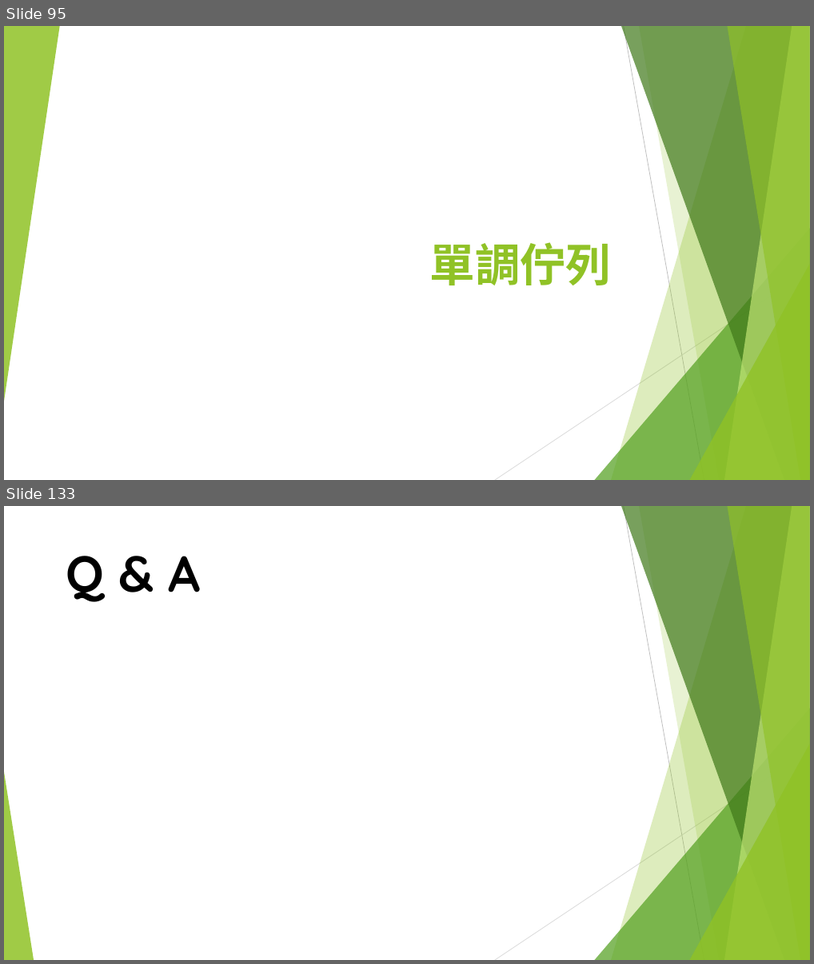
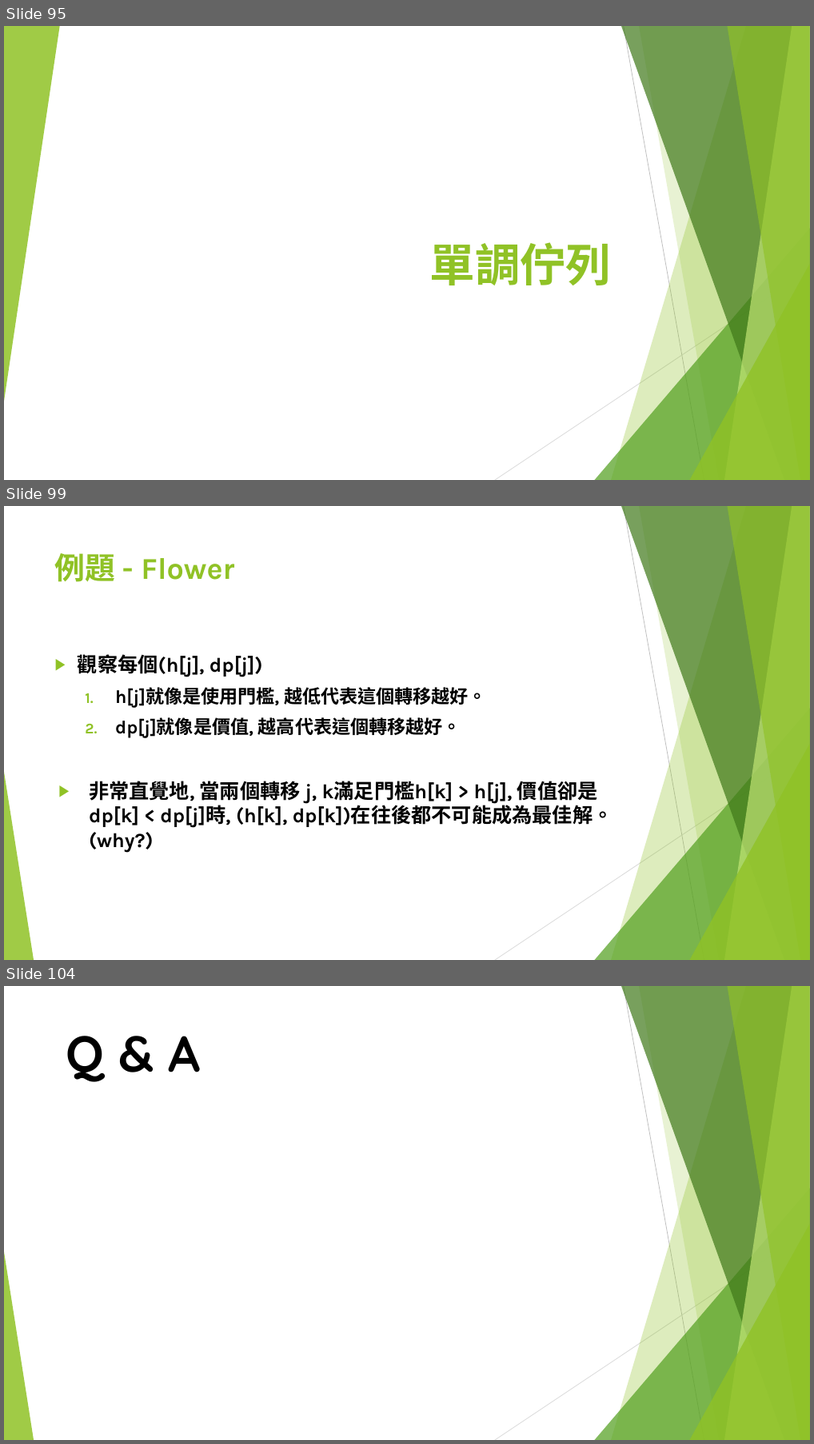
Before and after one commit to S920105123/DP2, a slide deck: presentation/進階動態規劃.pptx. Shown one above the other, each under a label of ours: slides 95 and 133 before the commit, slides 95, 99 and 104 after it; the slides between them are not shown. The pictures are 814x964 and 814x1444 pixels, drawn with LibreOffice and Linux fonts; fonts in the diff are those of the drawing. Boxes give left, top, right and bottom in pixels: in the first picture for what was removed or moved away, otherwise in the second. Text is boxed around its words. In the diff, an @@ line names an element or a change of style, - is before the commit and + after.

```diff
--- a/presentation/進階動態規劃.pptx
+++ b/presentation/進階動態規劃.pptx
@@ slide 99 added at [4,506,810,960], background #FFFFFF; not listed: 10 template elements that a slide beside it also shows @@
@@ title added at [55,553,234,582], 36 pt, text #90C226, bold @@
+例題 - Flower
@@ text added at [78,654,614,852], 24 pt, text #000000, bold @@
+▶ 觀察每個(h[j], dp[j])
+  1. h[j]就像是使用門檻, 越低代表這個轉移越好。
+  2. dp[j]就像是價值, 越高代表這個轉移越好。
+▶ 非常直覺地, 當兩個轉移 j, k滿足門檻h[k] > h[j], 價值卻是dp[k] < dp[j]時, (h[k], dp[k])在往後都不可能成為最佳解。(why?)
@@ what was slide 133 is now slide 104 @@
```
Also in this commit, not shown: 3 slides changed, 8 other slides added.
